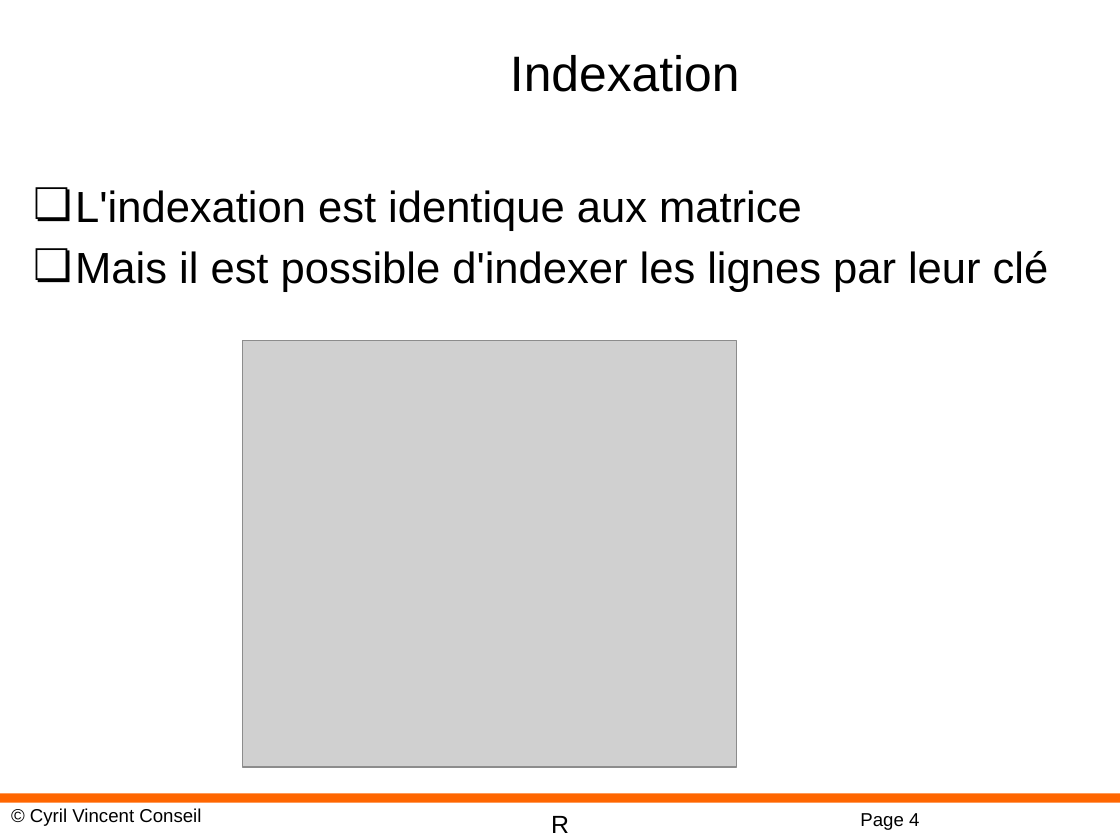
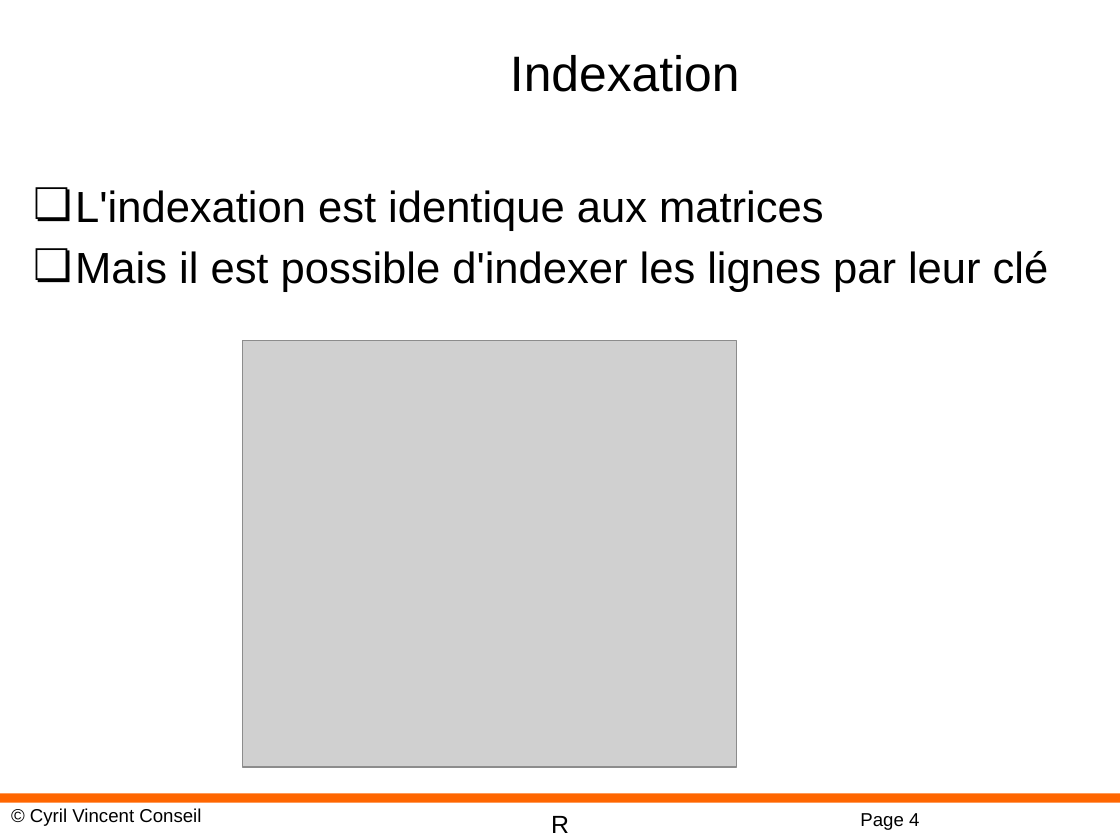
Before and after one commit to cyrilvincent/R, a slide deck: slide 4 of ppt/R-10-Dataframe.pptx. Drawn at 1120x840 pixels with LibreOffice and Linux fonts; fonts in the diff are those of the drawing; grey boxes stand for pictures; background and template pictures are left out. Boxes give left, top, right and bottom in pixels: in the first picture for what was removed or moved away, otherwise in the second. Text is boxed around its words. In the diff, an @@ line names an element or a change of style, - is before the commit and + after.

```diff
--- a/ppt/R-10-Dataframe.pptx
+++ b/ppt/R-10-Dataframe.pptx
@@ text at [75,190,823,231]: text changed @@
-❏ L'indexation est identique aux matrice
+❏ L'indexation est identique aux matrices
```
Also in this commit, not shown: 3 other files.
